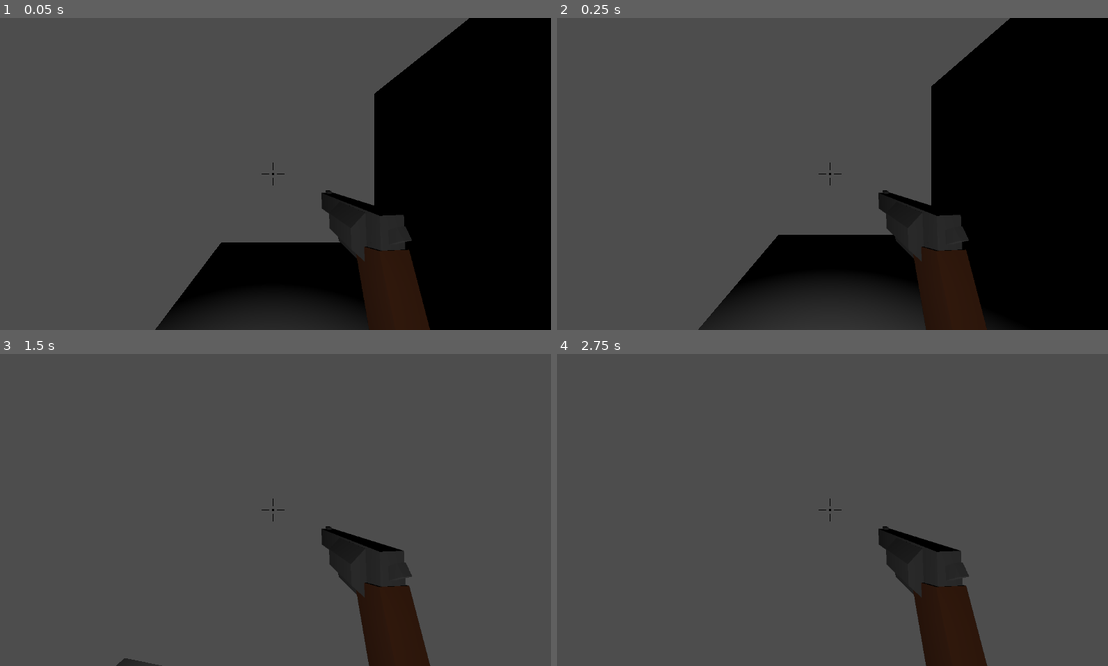
Above: before the commit, frames 1-4 (two rows, left to right).
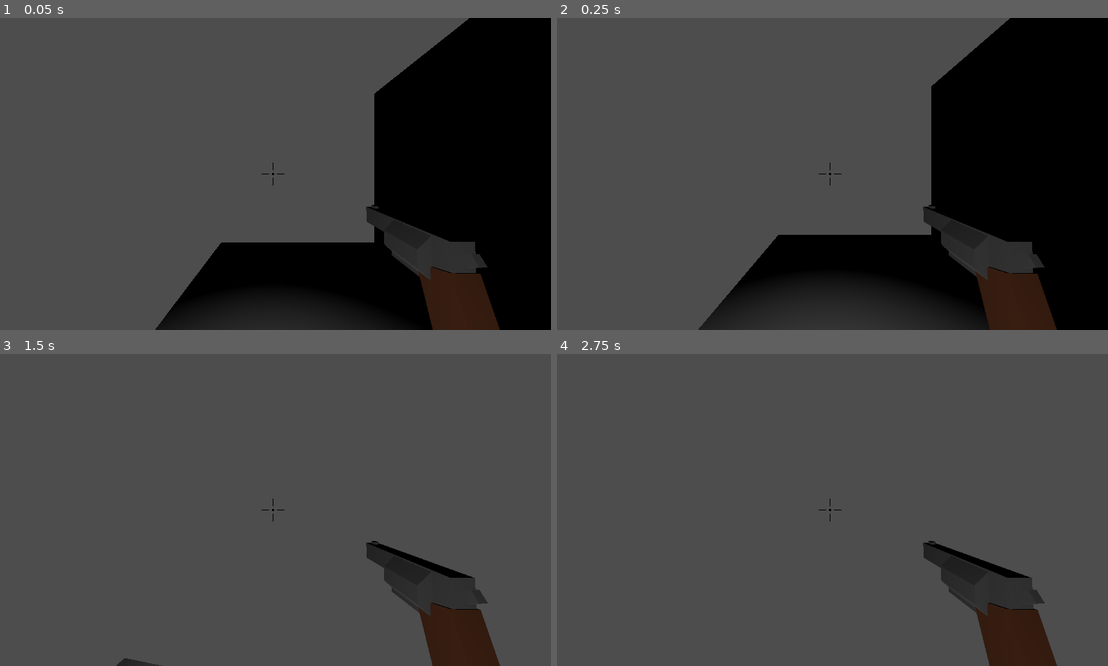
Above: after the commit, the same moments.

Repository: isterkvarn/MazeShooter
Game: Godot game, scene res://main.tscn
Two runs of this game, one before a commit and one after it. Both use one fixed random seed, a clock stepped at 60 frames per second and the inputs below.
Inputs (mouse positions are in pixels of both pictures, inside the frame that each line leads up to):
- Up to frame 1 (0.05 s): no input
- Up to frame 2 (0.25 s): no input
- Up to frame 3 (1.5 s): move the mouse to (303, 510) at 0.52 s; hold W (forward) from 0.53 s (still down); click (303, 510) at 0.6 s; tap Space (jump) at 0.77 s; move the mouse to (247, 510) at 1.27 s; click (247, 510) at 1.35 s
- Up to frame 4 (2.75 s): keep holding W (forward); tap Space (jump) at 1.52 s; tap Enter at 2 s; move the mouse to (843, 503) at 2.02 s; click (843, 503) at 2.1 s

The runs differ from the first frame. In frame 1, 7.6% of the frame differs, in the area x 58-91%, y 55-100%; in frame 2, 7.1%; in frame 3, 8.0%; in frame 4, 8.0%.

Commit message:
added gun viewmodel and muzzle flash

Diff:
--- a/player/player.gd
+++ b/player/player.gd
@@ -9,6 +9,9 @@
 var gravity = ProjectSettings.get_setting("physics/3d/default_gravity")
 
 @onready var rotation_helper = $RotationHelper
+@onready var muzzle = $RotationHelper/MuzzleFlash
+var muzzle_timer = 0
+const MUZZLE_TIME = 0.2
 
 func _ready():
 	Input.set_mouse_mode(Input.MOUSE_MODE_CAPTURED)
@@ -24,6 +27,13 @@
 	# Handle jump.
 	if Input.is_action_just_pressed("jump") and is_on_floor():
 		velocity.y = JUMP_VELOCITY
+
+	handle_shoot(delta)
+
+	if muzzle_timer > 0:
+		muzzle_timer -= delta
+	else:
+		muzzle.visible = false
 
 	# Get the input direction and handle the movement/deceleration.
 	# As good practice, you should replace UI actions with custom gameplay actions.
@@ -43,3 +53,15 @@
 		rotate_y(-event.relative.x * MOUSE_SENSITIVITY)
 		rotation_helper.rotate_x(-event.relative.y * MOUSE_SENSITIVITY)
 		rotation_helper.rotation.x = clampf(rotation_helper.rotation.x, -PI/2, PI/2)
+
+func handle_shoot(delta):
+
+	# Handle muzzle flash
+	if Input.is_action_just_pressed("shoot"):
+		muzzle.visible = true
+		muzzle_timer = MUZZLE_TIME
+
+	if muzzle_timer > 0:
+		muzzle_timer -= delta
+	else:
+		muzzle.visible = false
--- a/player/player.tscn
+++ b/player/player.tscn
@@ -1,10 +1,17 @@
-[gd_scene load_steps=5 format=3 uid="uid://bd7yvbqj1grjx"]
+[gd_scene load_steps=7 format=3 uid="uid://bd7yvbqj1grjx"]
 
 [ext_resource type="Script" path="res://player/player.gd" id="1_c0mdm"]
 [ext_resource type="Texture2D" uid="uid://cbj7vvmbnmyav" path="res://assests/images/crosshair.png" id="2_3f76i"]
+[ext_resource type="ArrayMesh" uid="uid://pq11u4r7fagw" path="res://assests/models/muzzle_flash.obj" id="2_5yqjn"]
 [ext_resource type="ArrayMesh" uid="uid://kt7s7t75gwj1" path="res://assests/models/gun.obj" id="2_hj4ws"]
 
 [sub_resource type="CapsuleShape3D" id="CapsuleShape3D_ndbho"]
+
+[sub_resource type="StandardMaterial3D" id="StandardMaterial3D_cpxgt"]
+albedo_color = Color(0.933333, 0.870588, 0, 1)
+emission_enabled = true
+emission = Color(0.913725, 0.847059, 0, 1)
+emission_energy_multiplier = 2.62
 
 [node name="Player" type="CharacterBody3D"]
 script = ExtResource("1_c0mdm")
@@ -40,8 +47,23 @@
 cull_mask = 1047554
 fov = 90.0
 
+[node name="MuzzleFlash" type="MeshInstance3D" parent="RotationHelper"]
+transform = Transform3D(0.15, 0, 0, 0, 0.15, 0, 0, 0, 0.15, 0.949447, -1.09, -0.505771)
+layers = 2
+material_override = SubResource("StandardMaterial3D_cpxgt")
+cast_shadow = 0
+mesh = ExtResource("2_5yqjn")
+skeleton = NodePath("../..")
+
+[node name="OmniLight3D" type="OmniLight3D" parent="RotationHelper/MuzzleFlash"]
+transform = Transform3D(10, 0, 0, 0, 10, 0, 0, 0, 10, -0.261977, 4.55688, -7.39519)
+layers = 3
+light_color = Color(0.984314, 0.803922, 0, 1)
+light_energy = 1.5
+omni_range = 8.6454
+
 [node name="Gun" type="MeshInstance3D" parent="RotationHelper"]
-transform = Transform3D(0.199862, -0.00743339, 0, 0.00743339, 0.199862, 0, 0, 0, 0.2, 1.01287, -1.40518, -1.45927)
+transform = Transform3D(0.0995376, -0.00370206, -0.00886335, 0.00371669, 0.0999309, 0, 0.00885723, -0.000329423, 0.0996064, 0.900077, -0.868212, -0.804792)
 layers = 2
 mesh = ExtResource("2_hj4ws")
 skeleton = NodePath("../..")
--- a/project.godot
+++ b/project.godot
@@ -42,3 +42,8 @@
 "events": [Object(InputEventKey,"resource_local_to_scene":false,"resource_name":"","device":-1,"window_id":0,"alt_pressed":false,"shift_pressed":false,"ctrl_pressed":false,"meta_pressed":false,"pressed":false,"keycode":0,"physical_keycode":68,"key_label":0,"unicode":100,"echo":false,"script":null)
 ]
 }
+shoot={
+"deadzone": 0.5,
+"events": [Object(InputEventMouseButton,"resource_local_to_scene":false,"resource_name":"","device":-1,"window_id":0,"alt_pressed":false,"shift_pressed":false,"ctrl_pressed":false,"meta_pressed":false,"button_mask":0,"position":Vector2(0, 0),"global_position":Vector2(0, 0),"factor":1.0,"button_index":1,"canceled":false,"pressed":false,"double_click":false,"script":null)
+]
+}
Not shown, added: assests/models/muzzle_flash.mtl
Not shown, added: assests/models/muzzle_flash.obj
Not shown, added: assests/models/muzzle_flash.obj.import
Not shown, changed: assests/models/gun.blend
Not shown, changed: assests/models/gun.blend1
